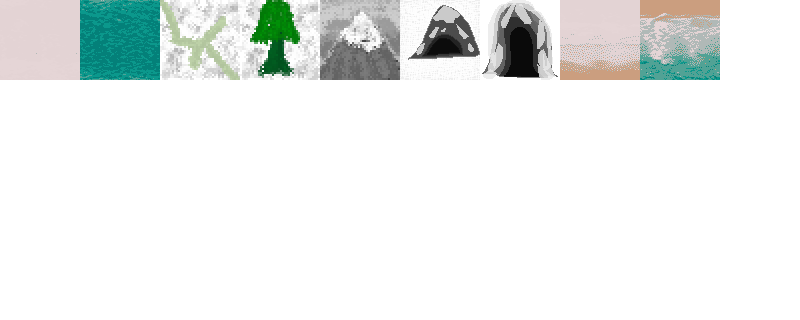
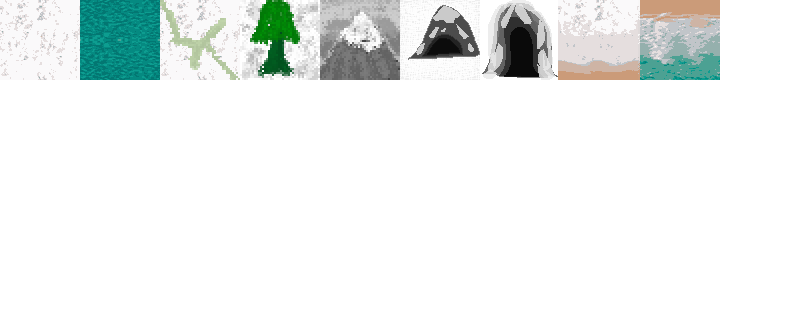
Comparing the layer stacks of the two 800 x 320 images. Changes:
added layer "Layer 10" above "Layer 9" over 160, 0, 240, 80
added layer "Layer 9" above "Layer 8" over 80, 0, 160, 40
added layer "Layer 8" above "Layer 7" over 80, 40, 160, 80
added layer "Layer 7" above "water" over 80, 0, 160, 80
moved "water" above "Layer 6" over 80, 0, 160, 80
added layer "Layer 6" above "Layer 5" over 640, 0, 720, 80
added layer "Layer 5" above "Layer 4 copy" over 558, 0, 638, 80
added layer "Layer 4 copy" above "Layer 4" over 160, 0, 240, 80
added layer "Layer 4" above "Layer 3" over 0, 0, 80, 80
added layer "Layer 3" above "Layer 2" over 558, 0, 638, 80
added layer "Layer 2" above "Layer 1" over 0, 0, 80, 80
added layer "Layer 1" above "snow" over 560, 0, 640, 80
